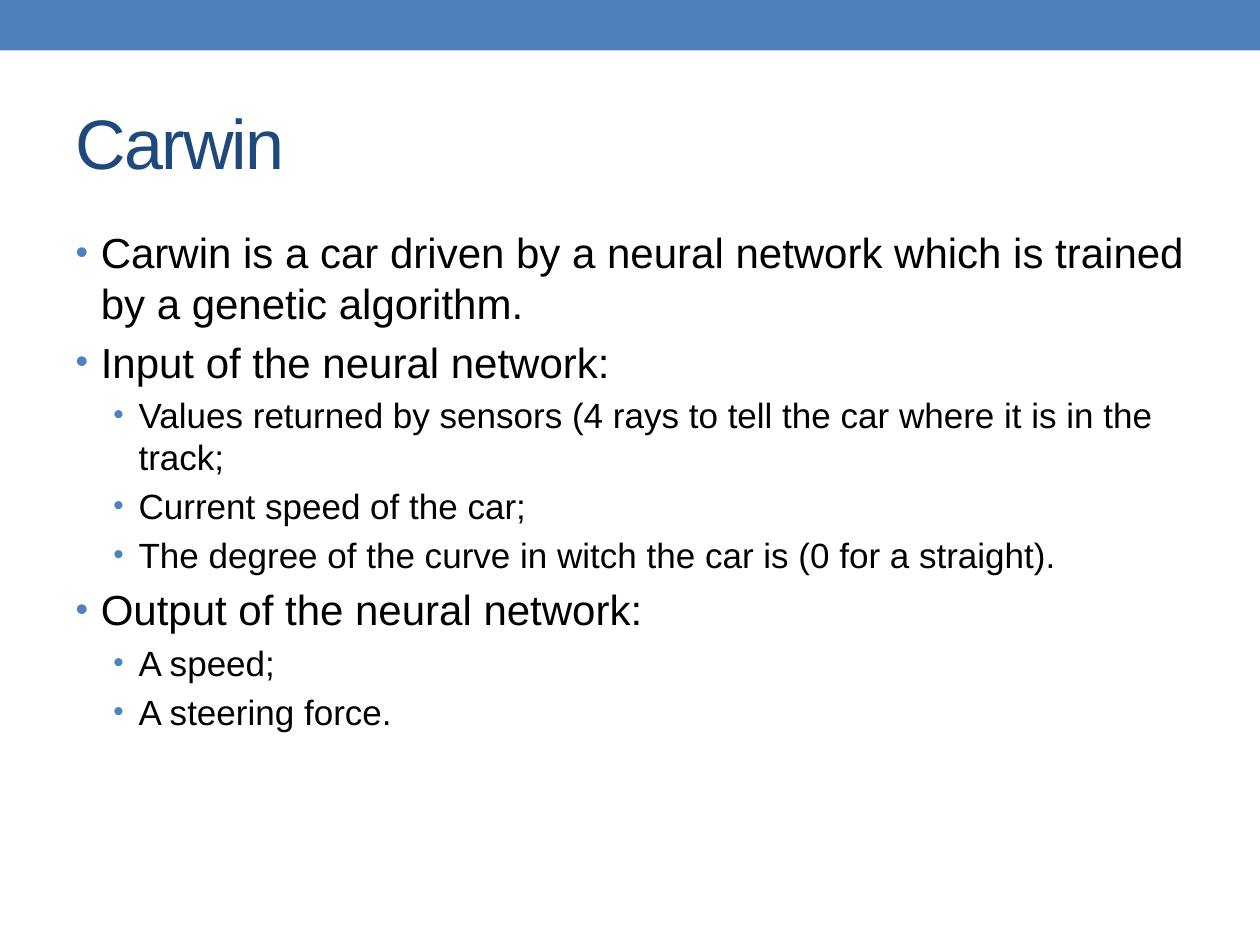
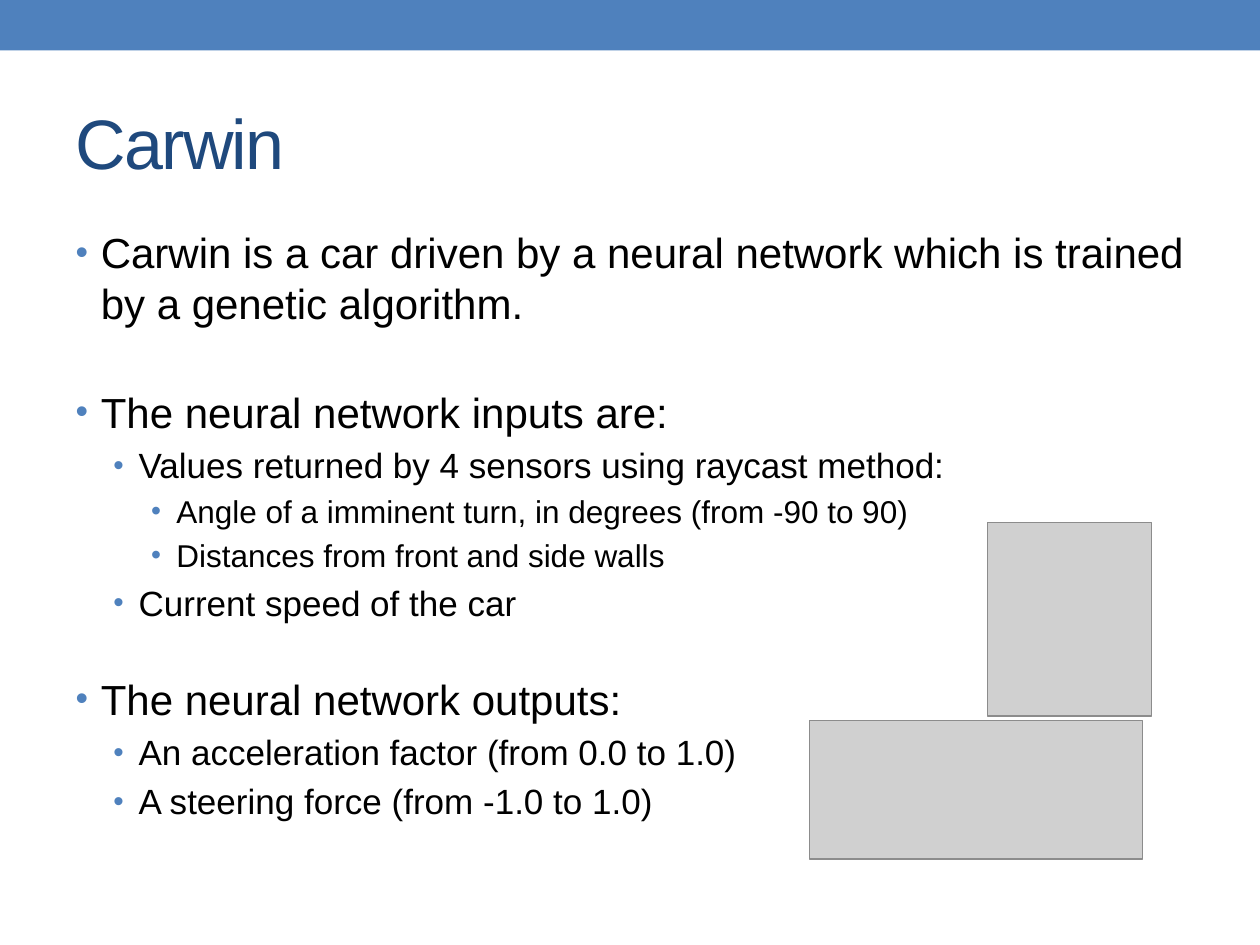
Before and after one commit to alessandrofrancesconi/carwin, a slide deck: slide 24 of presentation.pptx (slide 23 before the commit). Drawn at 1260x945 pixels with LibreOffice and Linux fonts; fonts in the diff are those of the drawing; grey boxes stand for pictures. Boxes give left, top, right and bottom in pixels: in the first picture for what was removed or moved away, otherwise in the second. Text is boxed around its words. In the diff, an @@ line names an element or a change of style, - is before the commit and + after.

Commit message:
Updated presentation

```diff
--- a/presentation.pptx
+++ b/presentation.pptx
@@ text at (101,397,944,821): text changed @@
-• Input of the neural network:
-  • Values returned by sensors (4 rays to tell the car where it is in the track;
-  • Current speed of the car;
-  • The degree of the curve in witch the car is (0 for a straight).
-• Output of the neural network:
-  • A speed;
-  • A steering force.
+• The neural network inputs are:
+  • Values returned by 4 sensors using raycast method:
+    • Angle of a imminent turn, in degrees (from -90 to 90)
+    • Distances from front and side walls
+  • Current speed of the car
+• The neural network outputs:
+  • An acceleration factor (from 0.0 to 1.0)
+  • A steering force (from -1.0 to 1.0)
@@ picture added at (988,522,1152,716) @@
@@ picture added at (810,721,1143,859) @@
```
Also in this commit, not shown: 6 other slides changed, 1 slide added, 9 other files.
